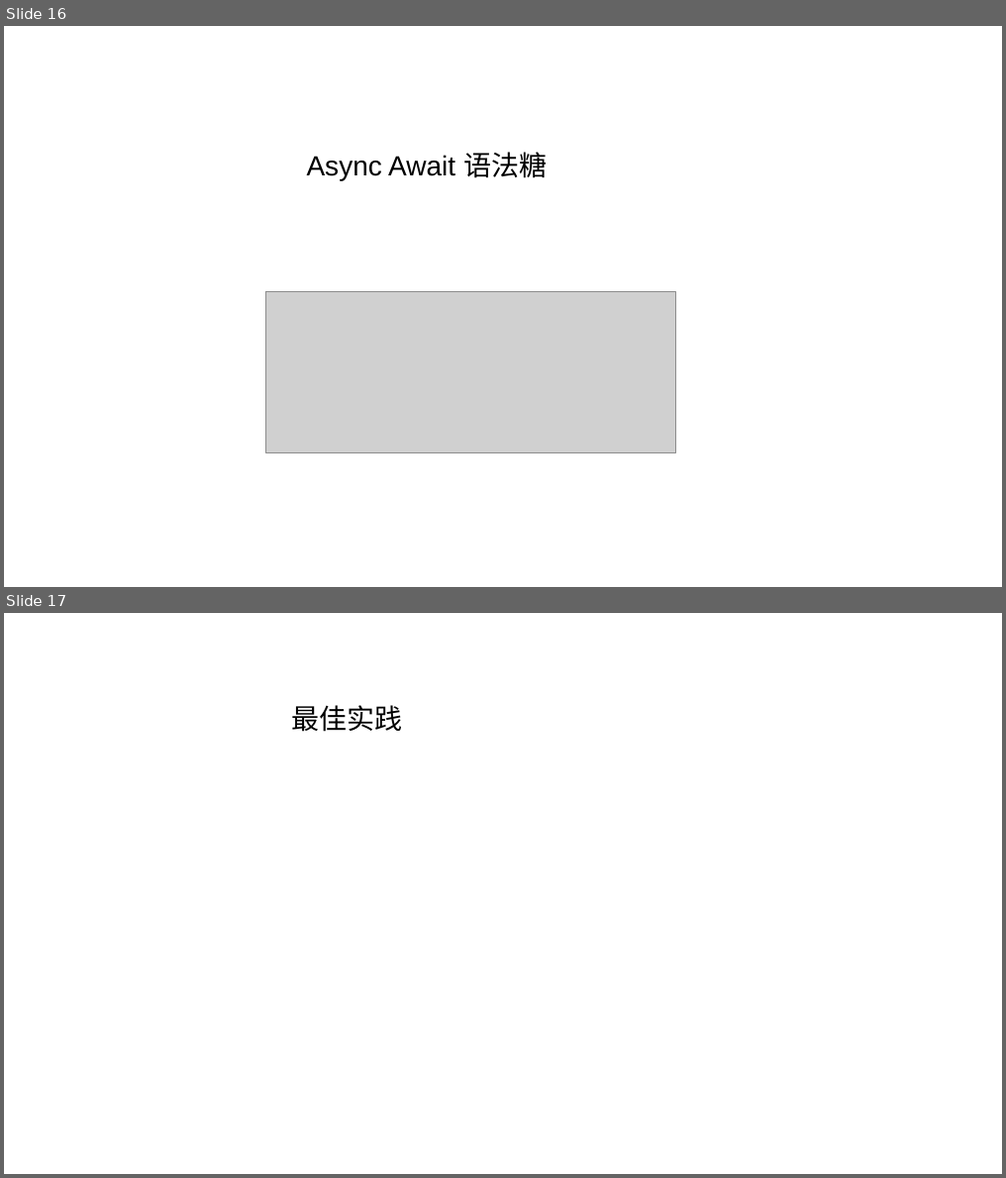
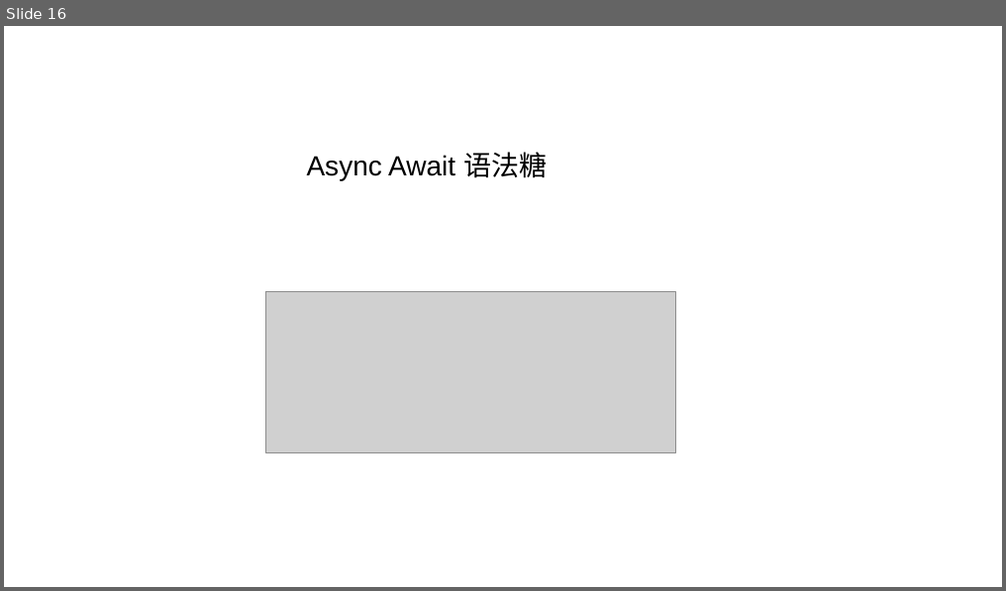
Before and after one commit to zhengx666/ES2017, a slide deck: es6分享.pptx. Shown one above the other, each under a label of ours: slides 16 and 17 before the commit, slide 16 after it. The pictures are 1006x1178 and 1006x591 pixels, drawn with LibreOffice and Linux fonts; fonts in the diff are those of the drawing; grey boxes stand for pictures; background and template pictures are left out. Boxes give left, top, right and bottom in pixels: in the first picture for what was removed or moved away, otherwise in the second. Text is boxed around its words. In the diff, an @@ line names an element or a change of style, - is before the commit and + after.

```diff
--- a/es6分享.pptx
+++ b/es6分享.pptx
@@ slide 17 removed at (4, 613, 1002, 1174), background picture (left out) @@
@@ text removed at (291, 705, 402, 732) @@
-最佳实践
```
Also in this commit, not shown: 4 slides added, 6 other files.
